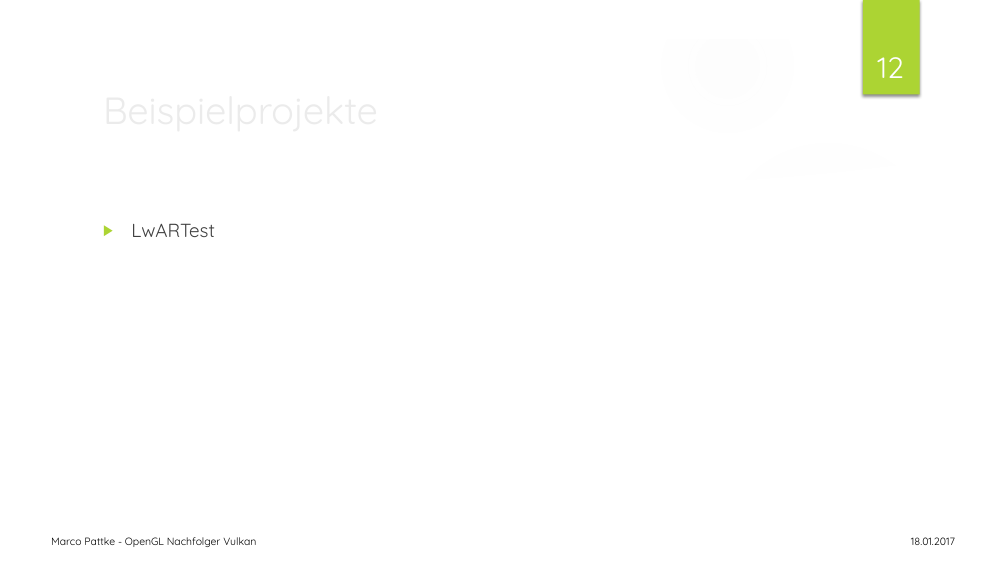
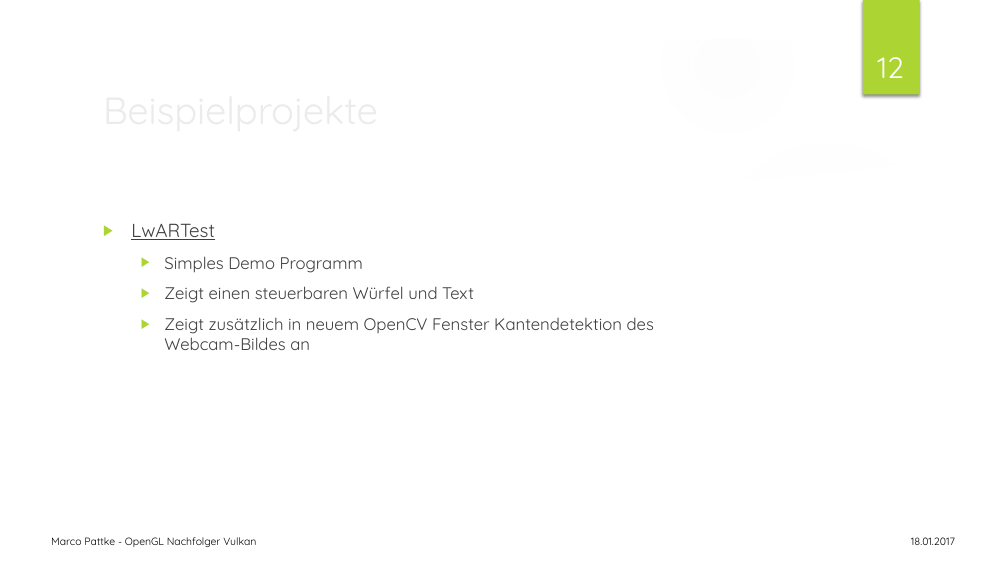
Before and after one commit to JimWest/LwAr, a slide deck: slide 12 of Docu/Präsentation_LwAR.pptx. Drawn at 1008x567 pixels with LibreOffice and Linux fonts; fonts in the diff are those of the drawing; background and template pictures are left out. Boxes give left, top, right and bottom in pixels: in the first picture for what was removed or moved away, otherwise in the second. Text is boxed around its words. In the diff, an @@ line names an element or a change of style, - is before the commit and + after.

```diff
--- a/Docu/Präsentation_LwAR.pptx
+++ b/Docu/Präsentation_LwAR.pptx
@@ text at bbox=[131, 223, 215, 240]: text colour #404040 to #3F3F3F, underline on in "LwARTest" @@
@@ text at bbox=[164, 256, 654, 350]: paragraphs added @@
+  ▶ Simples Demo Programm
+  ▶ Zeigt einen steuerbaren Würfel und Text
+  ▶ Zeigt zusätzlich in neuem OpenCV Fenster Kantendetektion des Webcam-Bildes an
```
Also in this commit, not shown: 7 other slides changed, 31 other files.
